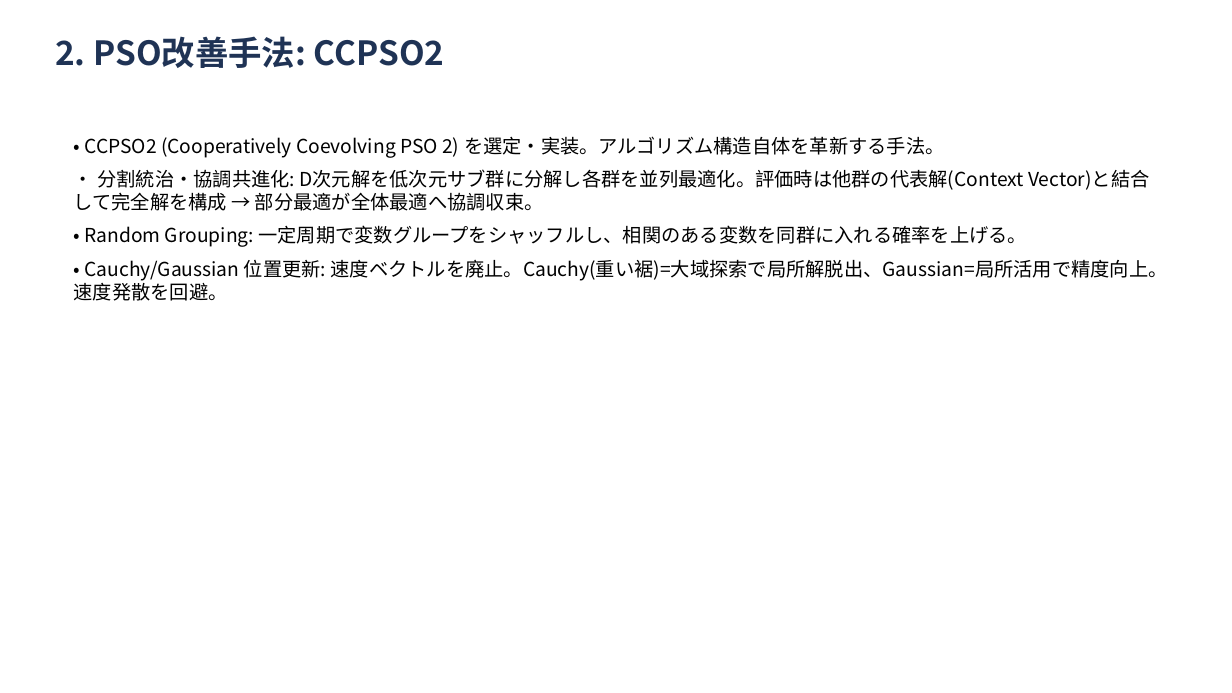
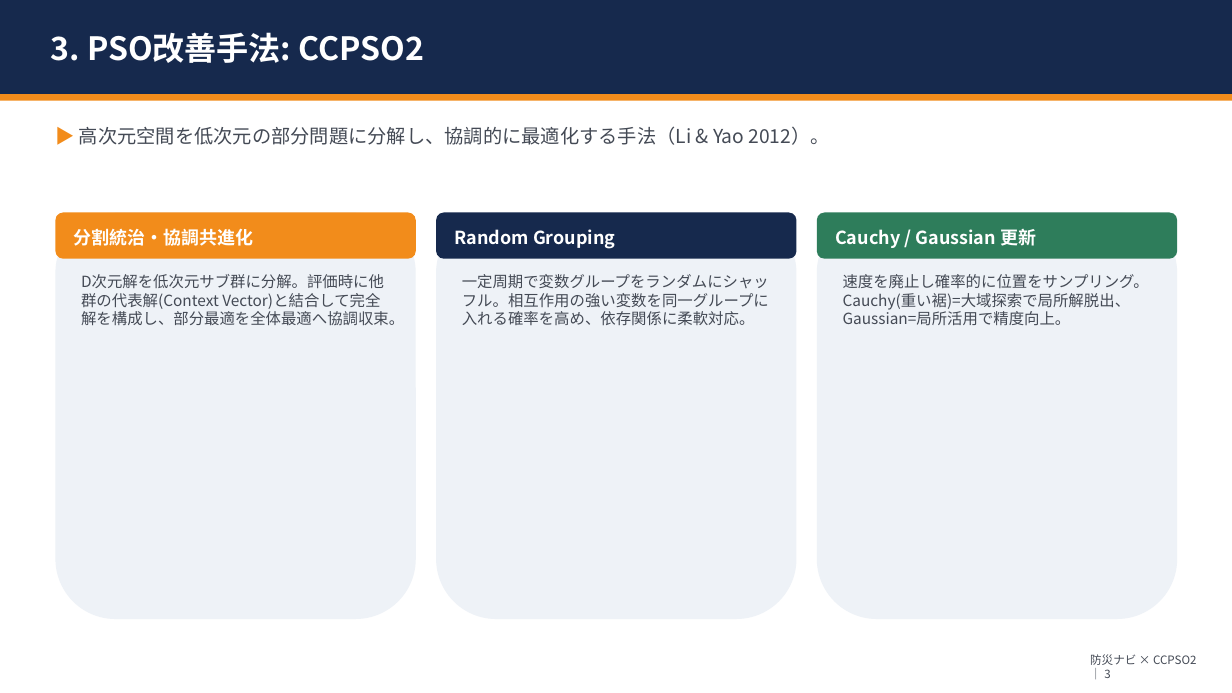
Before and after one commit to ntaku256/flood_pso, a slide deck: slide 4 of docs/特別研究_進捗整理_202606.pptx (slide 3 before the commit). Drawn at 1232x693 pixels with LibreOffice and Linux fonts; fonts in the diff are those of the drawing. Boxes give left, top, right and bottom in pixels: in the first picture for what was removed or moved away, otherwise in the second. Text is boxed around its words. In the diff, an @@ line names an element or a change of style, - is before the commit and + after.

```diff
--- a/docs/特別研究_進捗整理_202606.pptx
+++ b/docs/特別研究_進捗整理_202606.pptx
@@ rectangle added at box(0, 0, 1232, 94), fill #16294D @@
@@ text "3. PSO改善手法: CCPSO2" at box(51, 32, 424, 63): vertical alignment top to middle @@
@@ text at box(51, 32, 424, 63): text changed; size 26 to 25 pt; text colour #1F3355 to #FFFFFF @@
-2. PSO改善手法: CCPSO2
+3. PSO改善手法: CCPSO2
@@ rectangle added at box(0, 94, 1232, 101), fill #F28C1B @@
@@ text removed at box(74, 136, 1168, 301) @@
-• CCPSO2 (Cooperatively Coevolving PSO 2) を選定・実装。アルゴリズム構造自体を革新する手法。
-• 分割統治・協調共進化: D次元解を低次元サブ群に分解し各群を並列最適化。評価時は他群の代表解(Context Vector)と結合して完全解を構成 → 部分最適が全体最適へ協調収束。
-• Random Grouping: 一定周期で変数グループをシャッフルし、相関のある変数を同群に入れる確率を上げる。
-• Cauchy/Gaussian 位置更新: 速度ベクトルを廃止。Cauchy(重い裾)=大域探索で局所解脱出、Gaussian=局所活用で精度向上。速度発散を回避。
@@ text added at box(79, 126, 830, 145), 15 pt, text #444A55 @@
+▶ 高次元空間を低次元の部分問題に分解し、協調的に最適化する手法（Li & Yao 2012）。
@@ rounded rectangle added at box(55, 213, 416, 619), fill #EEF2F7 @@
@@ rounded rectangle added at box(55, 213, 416, 259), fill #F28C1B @@
@@ text added at box(74, 228, 254, 246), 14 pt, text #FFFFFF, bold @@
+分割統治・協調共進化
@@ rounded rectangle added at box(436, 213, 797, 619), fill #EEF2F7 @@
@@ rounded rectangle added at box(436, 213, 797, 259), fill #16294D @@
@@ text added at box(454, 229, 616, 249), 14 pt, text #FFFFFF, bold @@
+Random Grouping
@@ rounded rectangle added at box(817, 213, 1177, 619), fill #EEF2F7 @@
@@ rounded rectangle added at box(817, 213, 1177, 259), fill #2E7D5B @@
@@ text added at box(835, 229, 1036, 248), 14 pt, text #FFFFFF, bold @@
+Cauchy / Gaussian 更新
@@ text added at box(81, 274, 404, 325), 12 pt, text #444A55 @@
+D次元解を低次元サブ群に分解。評価時に他群の代表解(Context Vector)と結合して完全解を構成し、部分最適を全体最適へ協調収束。
@@ text added at box(462, 274, 769, 325), 12 pt, text #444A55 @@
+一定周期で変数グループをランダムにシャッフル。相互作用の強い変数を同一グループに入れる確率を高め、依存関係に柔軟対応。
@@ text added at box(843, 274, 1149, 325), 12 pt, text #444A55 @@
+速度を廃止し確率的に位置をサンプリング。Cauchy(重い裾)=大域探索で局所解脱出、Gaussian=局所活用で精度向上。
@@ text added at box(1090, 654, 1196, 678), 9 pt, text #444A55 @@
+防災ナビ × CCPSO2 ｜ 3
```
Also in this commit, not shown: 8 other slides changed, 5 slides added, 1 slide removed, 2 other files.
